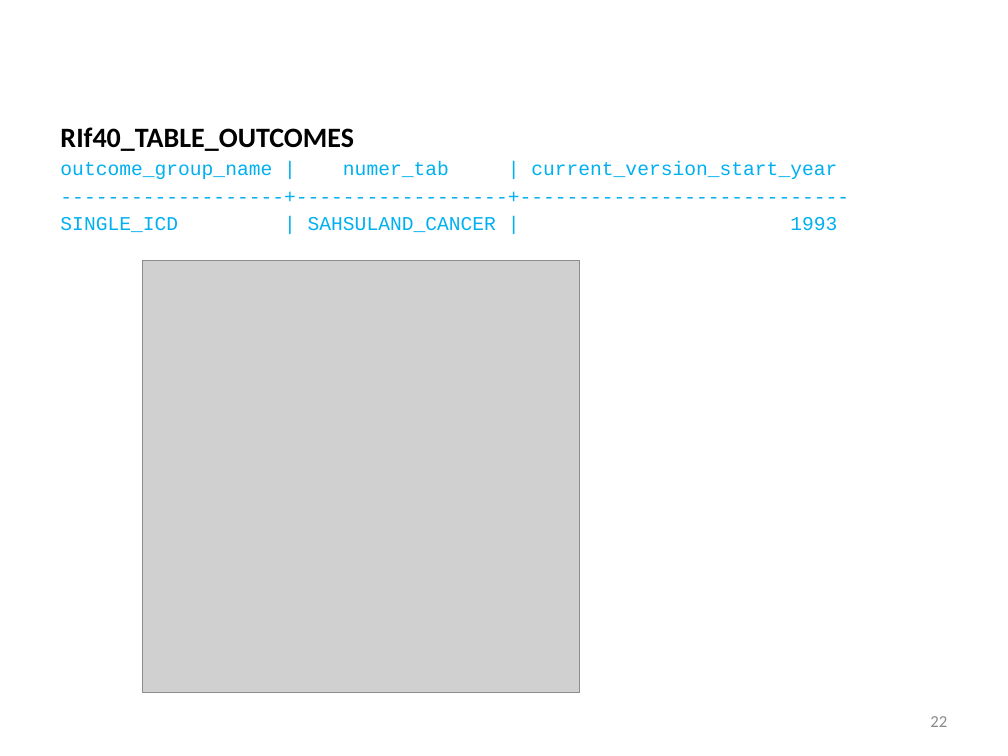
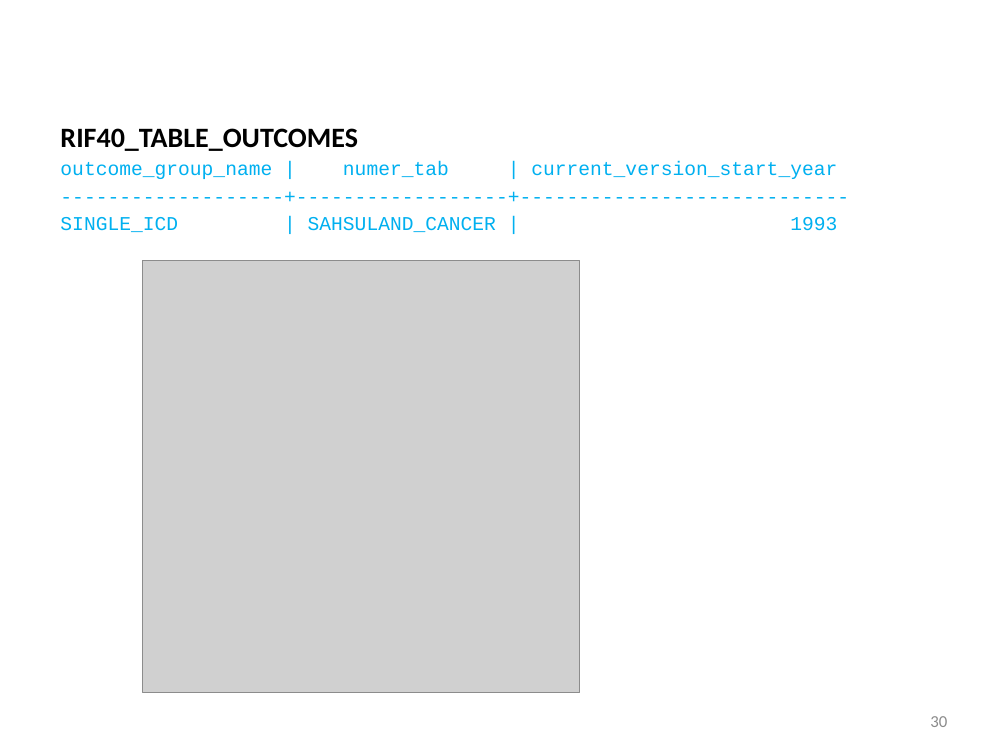
Before and after one commit to smallAreaHealthStatisticsUnit/rapidInquiryFacility, a slide deck: slide 30 of rifDatabase/RIF database.pptx (slide 22 before the commit). Drawn at 1008x756 pixels with LibreOffice and Linux fonts; fonts in the diff are those of the drawing; grey boxes stand for pictures. Boxes give left, top, right and bottom in pixels: in the first picture for what was removed or moved away, otherwise in the second. Text is boxed around its words. In the diff, an @@ line names an element or a change of style, - is before the commit and + after.

```diff
--- a/rifDatabase/RIF database.pptx
+++ b/rifDatabase/RIF database.pptx
@@ title at (60, 128, 358, 151): text changed @@
-RIf40_TABLE_OUTCOMES
+RIF40_TABLE_OUTCOMES
@@ page number at (930, 716, 947, 727): text changed @@
-22
+30
```
Also in this commit, not shown: 7 other slides changed, 14 slides added, 1 other file.
